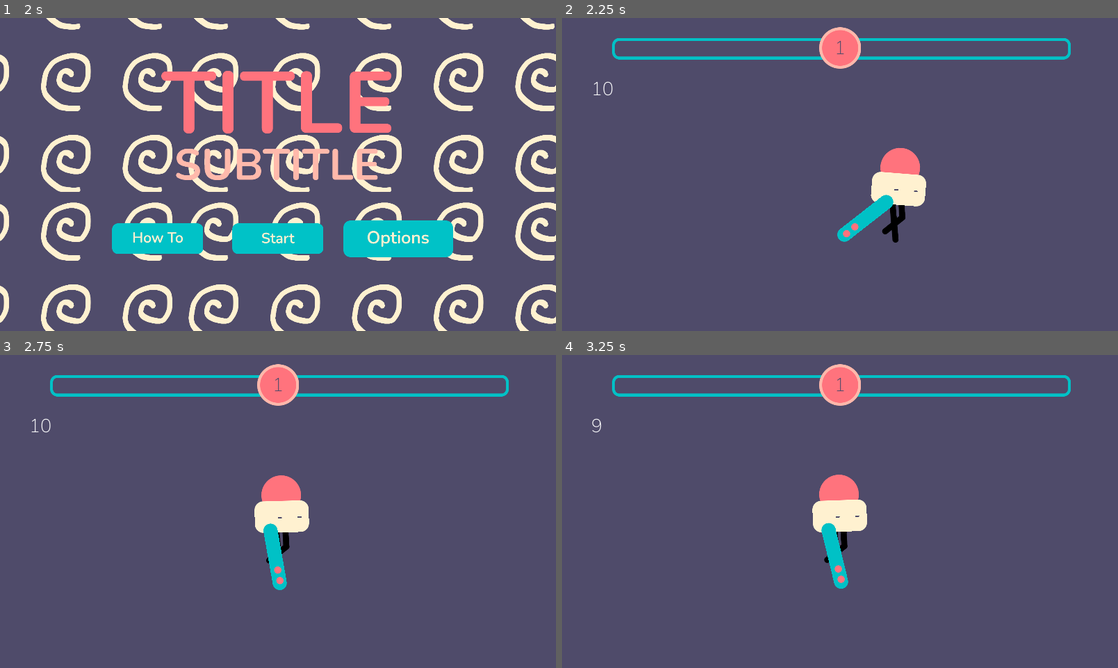
Above: before the commit, frames 1-4 (two rows, left to right).
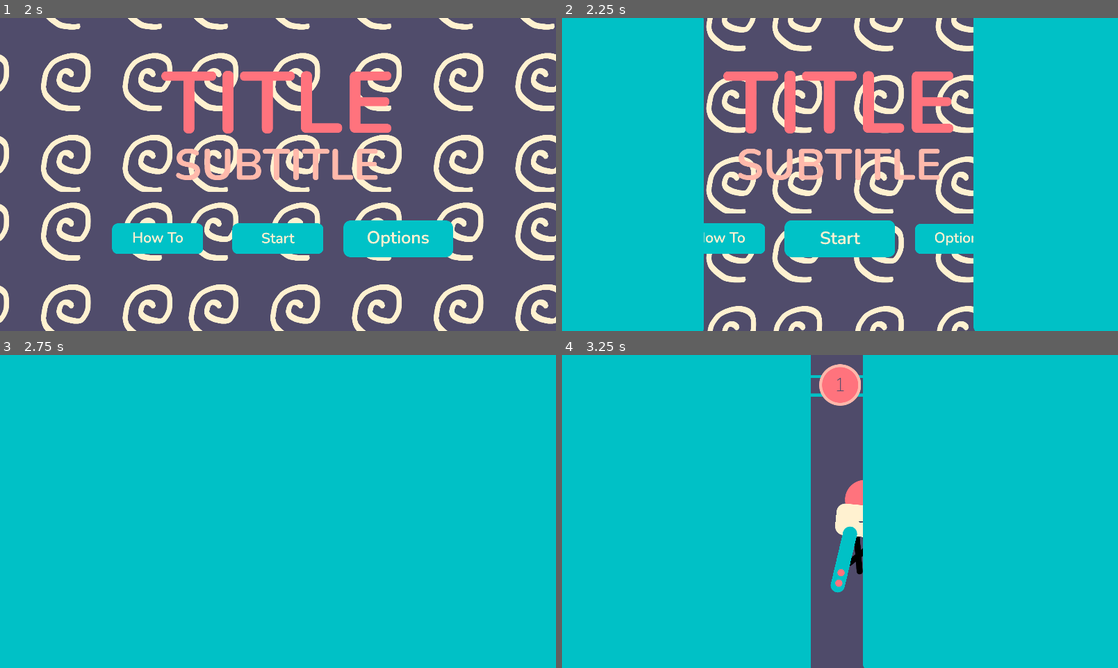
Above: after the commit, the same moments.

Repository: joscco/Dicity
Game: Godot game, scene res://StartScene/StartScene.tscn
Two runs of this game, one before a commit and one after it. Both use one fixed random seed, a clock stepped at 60 frames per second and the inputs below. Sound files missing from this copy of the repository are replaced by a short silence.
Inputs (mouse positions are in pixels of both pictures, inside the frame that each line leads up to):
- Up to frame 1 (2 s): click (155, 240) at 0.5 s; click (400, 240) at 1.25 s
- Up to frame 2 (2.25 s): click (840, 240) at 2 s
- Up to frame 3 (2.75 s): no input
- Up to frame 4 (3.25 s): click (840, 577) at 2.77 s

Frame 1 is identical in both runs. In frame 2, 70% of the frame differs, in the area x 0-100%, y 0-100%; in frame 3, 98%; in frame 4, 91%.

Commit message:
GMTK 2022 #3: Add Scene Transition Manager

Diff:
--- /dev/null
+++ b/Singletons/TransitionManager.gd
@@ -0,0 +1,9 @@
+extends CanvasLayer
+
+onready var animationPlayer: AnimationPlayer = $AnimationPlayer
+
+func transitionTo(scenePath: String):
+	animationPlayer.play("closeCurtain")
+	yield(animationPlayer,"animation_finished")
+	get_tree().change_scene(scenePath)
+	animationPlayer.play_backwards("closeCurtain")
--- /dev/null
+++ b/Singletons/TransitionManager.tscn
@@ -0,0 +1,76 @@
+[gd_scene load_steps=6 format=2]
+
+[ext_resource path="res://Assets/Graphics/PNGs/Transition/rightTransitionWall.png" type="Texture" id=1]
+[ext_resource path="res://Assets/Graphics/PNGs/Transition/leftTransitionWall.png" type="Texture" id=2]
+[ext_resource path="res://Singletons/TransitionManager.gd" type="Script" id=3]
+
+[sub_resource type="Animation" id=2]
+length = 0.001
+tracks/0/type = "value"
+tracks/0/path = NodePath("LeftTransitionWall:position")
+tracks/0/interp = 1
+tracks/0/loop_wrap = true
+tracks/0/imported = false
+tracks/0/enabled = true
+tracks/0/keys = {
+"times": PoolRealArray( 0 ),
+"transitions": PoolRealArray( 1 ),
+"update": 0,
+"values": [ Vector2( -546, 539 ) ]
+}
+tracks/1/type = "value"
+tracks/1/path = NodePath("RightTransitionWall:position")
+tracks/1/interp = 1
+tracks/1/loop_wrap = true
+tracks/1/imported = false
+tracks/1/enabled = true
+tracks/1/keys = {
+"times": PoolRealArray( 0 ),
+"transitions": PoolRealArray( 1 ),
+"update": 0,
+"values": [ Vector2( 2471, 529 ) ]
+}
+
+[sub_resource type="Animation" id=1]
+resource_name = "closeCurtain"
+length = 0.8
+tracks/0/type = "value"
+tracks/0/path = NodePath("LeftTransitionWall:position")
+tracks/0/interp = 1
+tracks/0/loop_wrap = true
+tracks/0/imported = false
+tracks/0/enabled = true
+tracks/0/keys = {
+"times": PoolRealArray( 0, 0.8 ),
+"transitions": PoolRealArray( 0.353553, 0 ),
+"update": 0,
+"values": [ Vector2( -546, 539 ), Vector2( 461, 539 ) ]
+}
+tracks/1/type = "value"
+tracks/1/path = NodePath("RightTransitionWall:position")
+tracks/1/interp = 1
+tracks/1/loop_wrap = true
+tracks/1/imported = false
+tracks/1/enabled = true
+tracks/1/keys = {
+"times": PoolRealArray( 0, 0.8 ),
+"transitions": PoolRealArray( 0.353553, 0 ),
+"update": 0,
+"values": [ Vector2( 2471, 529 ), Vector2( 1434, 529 ) ]
+}
+
+[node name="TransitionManager" type="CanvasLayer"]
+layer = 100
+script = ExtResource( 3 )
+
+[node name="LeftTransitionWall" type="Sprite" parent="."]
+position = Vector2( -546, 539 )
+texture = ExtResource( 2 )
+
+[node name="RightTransitionWall" type="Sprite" parent="."]
+position = Vector2( 2471, 529 )
+texture = ExtResource( 1 )
+
+[node name="AnimationPlayer" type="AnimationPlayer" parent="."]
+anims/RESET = SubResource( 2 )
+anims/closeCurtain = SubResource( 1 )
--- a/StartScene/GUI/StartButton.gd
+++ b/StartScene/GUI/StartButton.gd
@@ -1,5 +1,5 @@
 extends "res://GeneralScene/GUI/ScalingButton.gd"
 
 func on_pressed():
-	get_tree().change_scene("res://GameScene/GameScene.tscn")
+	TransitionManager.transitionTo("res://GameScene/GameScene.tscn")
 	SoundManager.playMusic()
--- a/project.godot
+++ b/project.godot
@@ -29,6 +29,7 @@
 
 SoundManager="*res://Singletons/SoundManager.tscn"
 GameManager="*res://Singletons/GameManager.tscn"
+TransitionManager="*res://Singletons/TransitionManager.tscn"
 
 [display]
 
